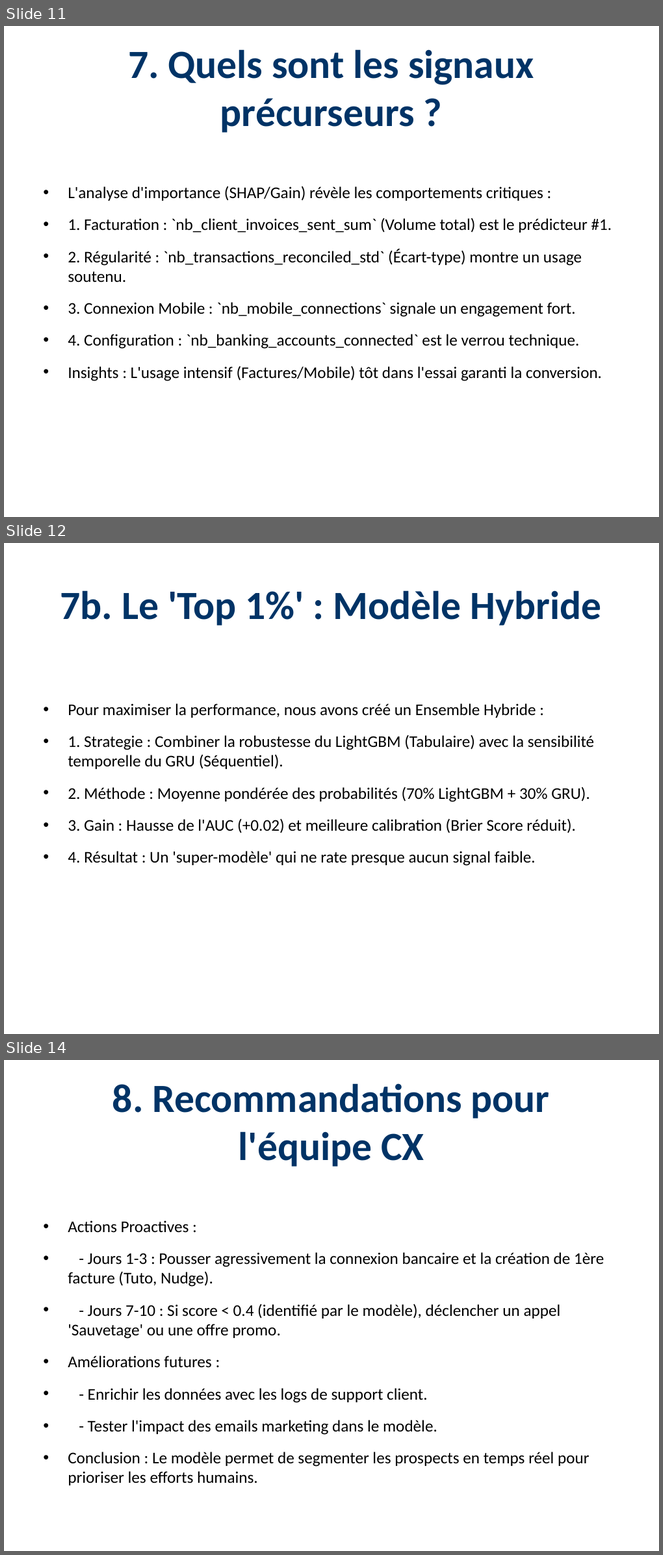
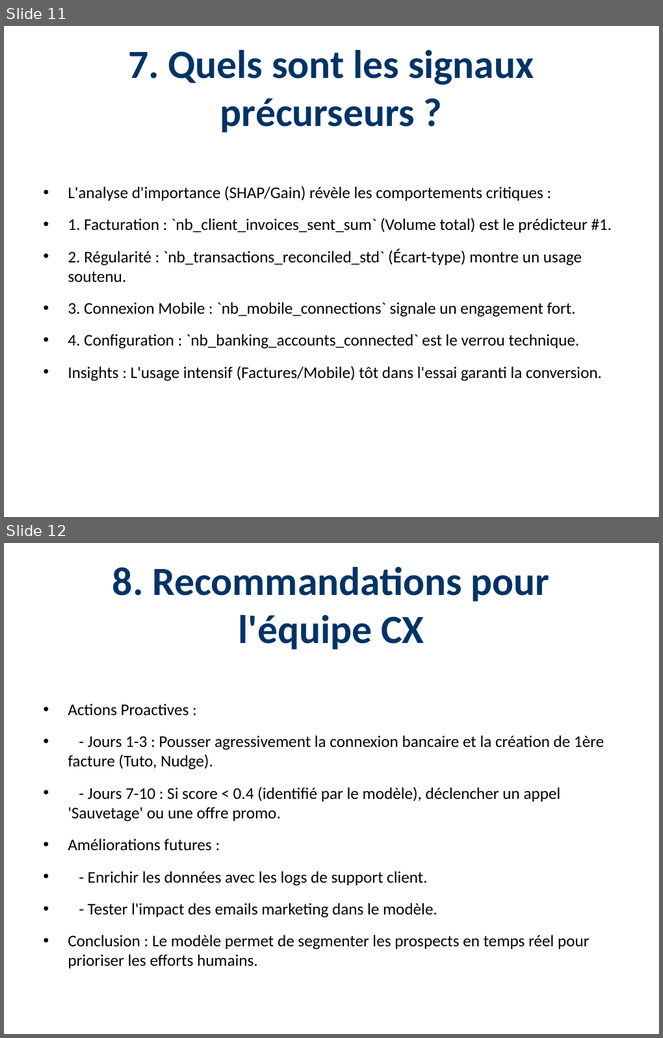
Before and after one commit to Paulino-Cristovao/churn_predictions, a slide deck: Presentations_Resultats_Projet.pptx. Shown one above the other, each under a label of ours: slides 11, 12 and 14 before the commit, slides 11 and 12 after it; the slides between them are not shown. The pictures are 663x1555 and 663x1038 pixels, drawn with LibreOffice and Linux fonts; fonts in the diff are those of the drawing. Boxes give left, top, right and bottom in pixels: in the first picture for what was removed or moved away, otherwise in the second. Text is boxed around its words. In the diff, an @@ line names an element or a change of style, - is before the commit and + after.

Commit message:
Revert: Remove Hybrid Ensemble Model (Results were not superior)

```diff
--- a/Presentations_Resultats_Projet.pptx
+++ b/Presentations_Resultats_Projet.pptx
@@ slide 12 removed at (4, 543, 659, 1034), background #FFFFFF @@
@@ title removed at (61, 590, 602, 626) @@
-7b. Le 'Top 1%' : Modèle Hybride
@@ text removed at (68, 704, 594, 866) @@
-• Pour maximiser la performance, nous avons créé un Ensemble Hybride :
-• 1. Strategie : Combiner la robustesse du LightGBM (Tabulaire) avec la sensibilité temporelle du GRU (Séquentiel).
-• 2. Méthode : Moyenne pondérée des probabilités (70% LightGBM + 30% GRU).
-• 3. Gain : Hausse de l'AUC (+0.02) et meilleure calibration (Brier Score réduit).
-• 4. Résultat : Un 'super-modèle' qui ne rate presque aucun signal faible.
@@ what was slide 14 is now slide 12 @@
```
Also in this commit, not shown: 1 other slide removed, 6 other files.
